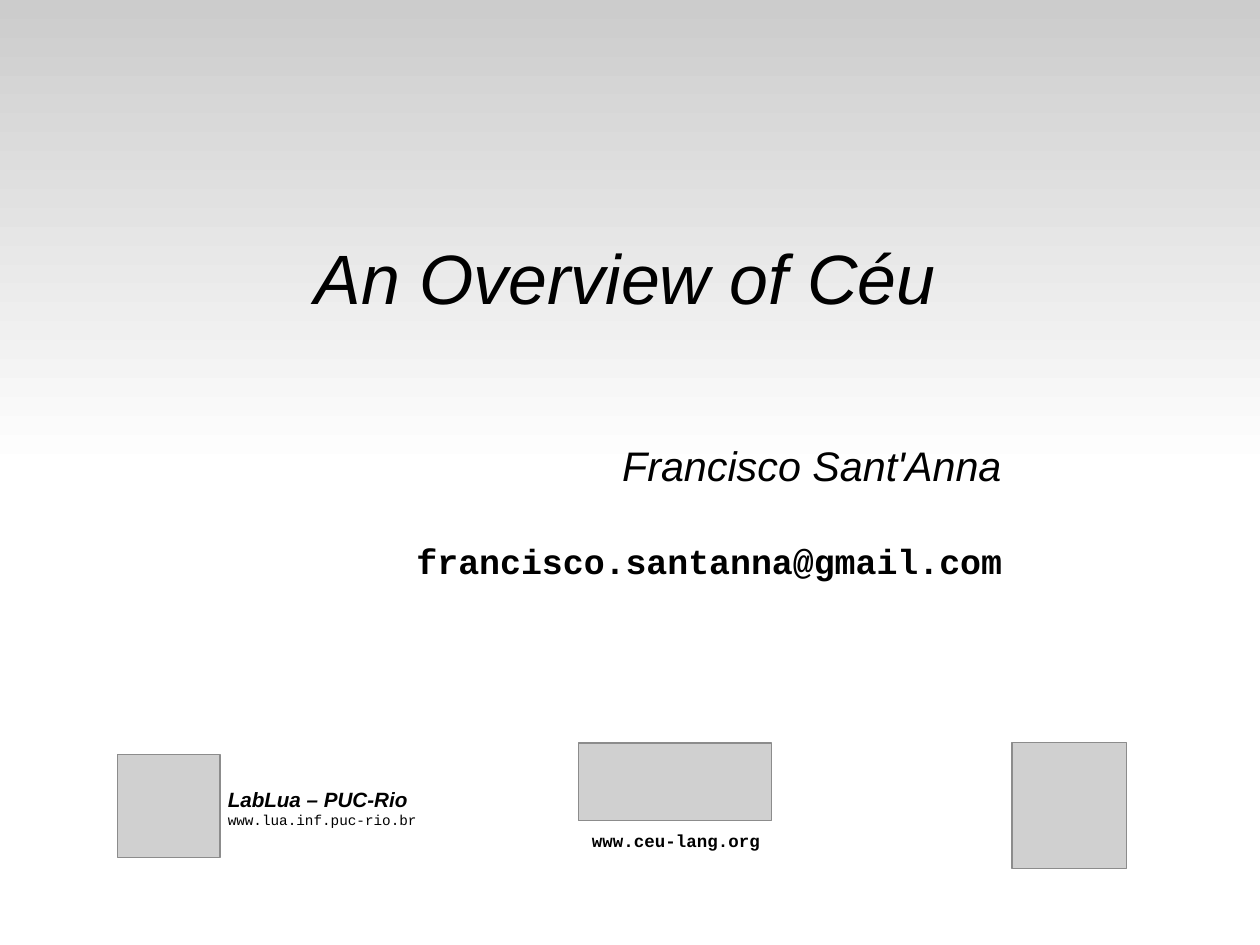
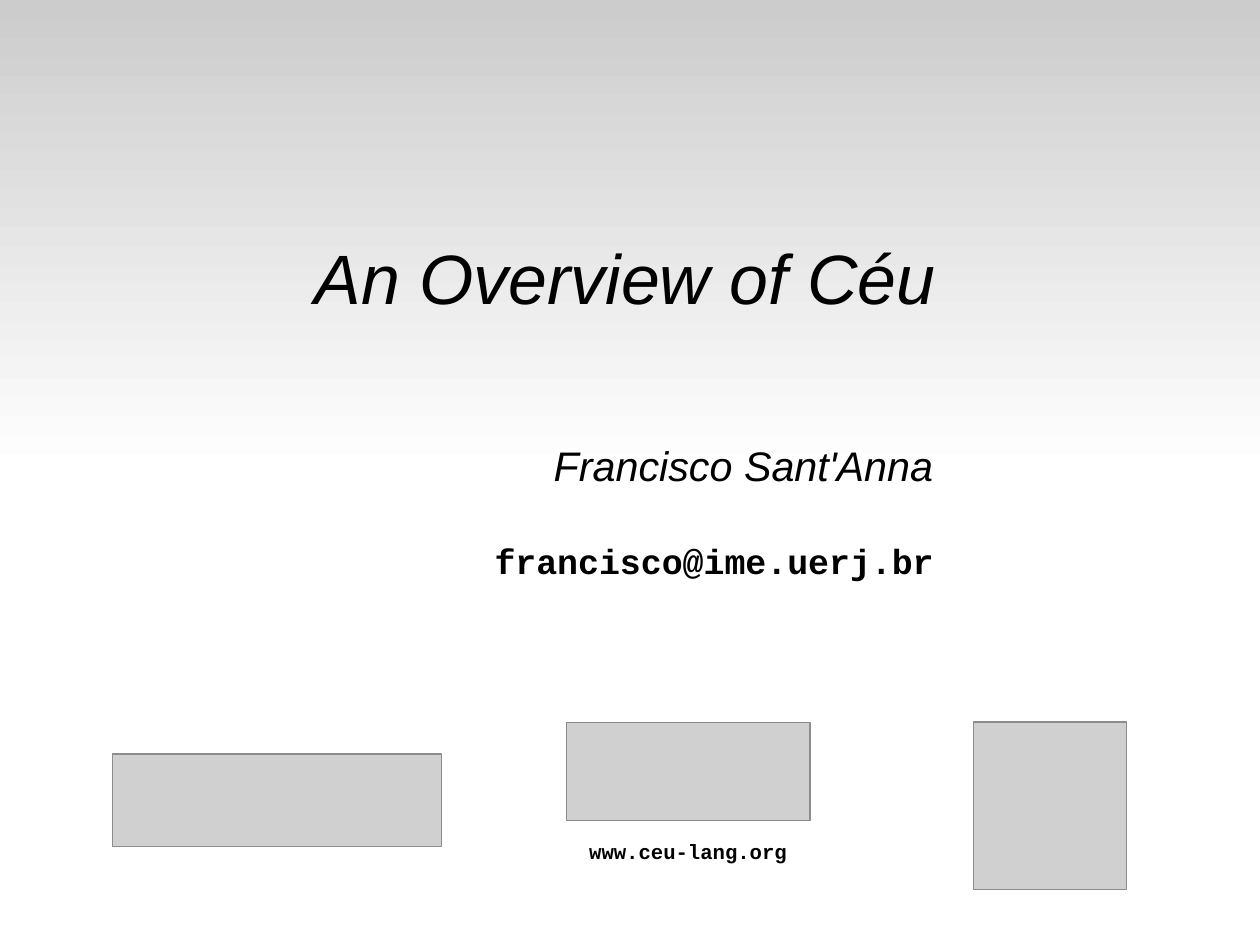
Before and after one commit to fsantanna-no/ceu-docs, a slide deck: slide 1 of ceu_seminarios.odp. Drawn at 1260x945 pixels with LibreOffice and Linux fonts; fonts in the diff are those of the drawing; grey boxes stand for pictures. Boxes give left, top, right and bottom in pixels: in the first picture for what was removed or moved away, otherwise in the second. Text is boxed around its words. In the diff, an @@ line names an element or a change of style, - is before the commit and + after.

```diff
--- a/ceu_seminarios.odp
+++ b/ceu_seminarios.odp
@@ text "Francisco Sant'Anna": place and size @@
-text "Francisco Sant'Anna" at bbox=[416, 451, 1002, 582]
+text "Francisco Sant'Anna" at bbox=[495, 451, 934, 582]
@@ text at bbox=[495, 549, 934, 582]: text changed @@
-francisco.santanna@gmail.com
+francisco@ime.uerj.br
@@ picture: place and size @@
-picture at bbox=[118, 755, 221, 858]
+picture at bbox=[567, 723, 811, 821]
@@ picture: place and size @@
-picture at bbox=[1012, 743, 1126, 869]
+picture at bbox=[974, 723, 1126, 891]
@@ picture: place and size @@
-picture at bbox=[579, 743, 772, 821]
+picture at bbox=[112, 755, 441, 847]
@@ text removed at bbox=[228, 792, 417, 828] @@
-LabLua – PUC-Rio
-www.lua.inf.puc-rio.br
@@ text "www.ceu-lang.org": place and size @@
-text "www.ceu-lang.org" at bbox=[592, 835, 760, 851]
+text "www.ceu-lang.org" at bbox=[589, 844, 787, 864]
@@ text "www.ceu-lang.org" at bbox=[589, 844, 787, 864]: size 11 to 13 pt @@
```
Also in this commit, not shown: 6 other files.
